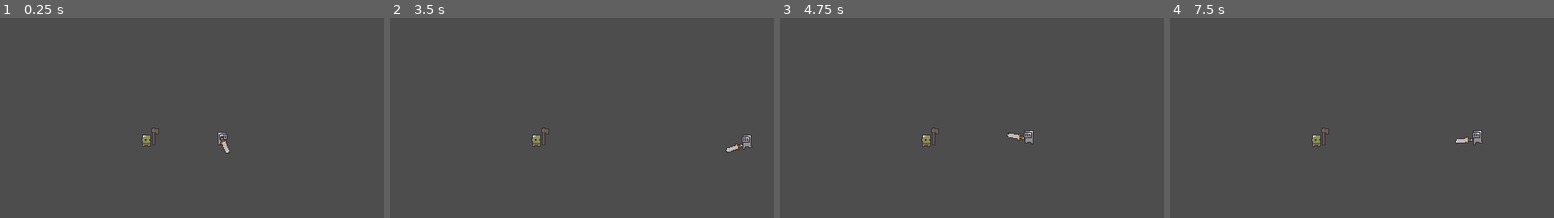
Above: before the commit, frames 1-4 (left to right).
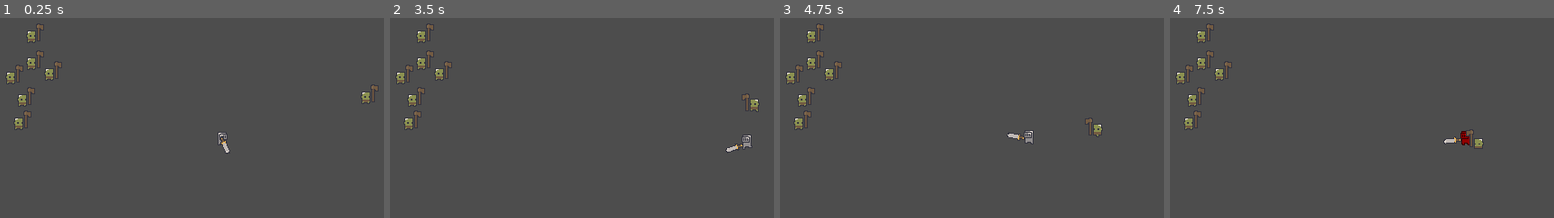
Above: after the commit, the same moments.

Repository: bbenefield89/realm-runners
Game: Godot game, scene res://Scenes/MainScene.tscn
Same seed, same stepped clock (60 frames per second), same inputs: the game is played once before the commit and once after it.
Inputs (mouse positions are in pixels of both pictures, inside the frame that each line leads up to):
- Up to frame 1 (0.25 s): no input
- Up to frame 2 (3.5 s): move the mouse to (716, 132) at 0.52 s; hold D (walk_right) 0.53-1.28 s; click (716, 132) at 0.6 s; move the mouse to (524, 158) at 1.27 s; hold S (walk_down) 1.28-2.03 s; right-click (524, 158) at 1.35 s; move the mouse to (662, 88) at 2.02 s; hold D (walk_right) 2.03-2.78 s; click (662, 88) at 2.1 s; move the mouse to (593, 198) at 2.77 s; hold W (walk_up) from 2.78 s (still down); right-click (593, 198) at 2.85 s
- Up to frame 3 (4.75 s): move the mouse to (1144, 184) at 3.52 s; release W (walk_up) at 3.53 s; hold A (walk_left) from 3.53 s (still down); click (1144, 184) at 3.6 s; move the mouse to (868, 106) at 4.27 s; right-click (868, 106) at 4.35 s
- Up to frame 4 (7.5 s): move the mouse to (1419, 146) at 5.02 s; release A (walk_left) at 5.03 s; hold S (walk_down) 5.03-5.78 s; click (1419, 146) at 5.1 s; move the mouse to (1327, 80) at 5.77 s; hold D (walk_right) 5.78-6.53 s; right-click (1327, 80) at 5.85 s; move the mouse to (1496, 132) at 6.52 s; hold W (walk_up) 6.53-7.28 s; click (1496, 132) at 6.6 s; move the mouse to (1304, 158) at 7.27 s; hold D (walk_right) from 7.28 s (still down); right-click (1304, 158) at 7.35 s

The runs differ from the first frame. In frame 1, 1.1% of the frame differs, in the area x 1-99%, y 3-65%; in frame 2, 1.1%; in frame 3, 1.1%; in frame 4, 1.3%, in the area x 1-82%, y 3-66%.

Commit message:
Player now dies and shows GAME OVER screen on death

Diff:
--- a/Prefabs/Creatures/PlayerScene.tscn
+++ b/Prefabs/Creatures/PlayerScene.tscn
@@ -77,7 +77,7 @@
 "duration": 1.0,
 "texture": SubResource("AtlasTexture_hhair")
 }],
-"loop": true,
+"loop": false,
 "name": &"death",
 "speed": 5.0
 }, {
--- a/Scenes/MainScene.tscn
+++ b/Scenes/MainScene.tscn
@@ -7,7 +7,24 @@
 
 [node name="Player" parent="." instance=ExtResource("1_mop1v")]
 position = Vector2(253, 132)
-max_damage_flash_time = 0.0
 
 [node name="Goblin_0" parent="." instance=ExtResource("2_81uar")]
-position = Vector2(169, 134)
+position = Vector2(413, 86)
+
+[node name="Goblin_1" parent="." instance=ExtResource("2_81uar")]
+position = Vector2(41, 18)
+
+[node name="Goblin_2" parent="." instance=ExtResource("2_81uar")]
+position = Vector2(41, 48)
+
+[node name="Goblin_3" parent="." instance=ExtResource("2_81uar")]
+position = Vector2(31, 89)
+
+[node name="Goblin_4" parent="." instance=ExtResource("2_81uar")]
+position = Vector2(27, 115)
+
+[node name="Goblin_5" parent="." instance=ExtResource("2_81uar")]
+position = Vector2(18, 64)
+
+[node name="Goblin_6" parent="." instance=ExtResource("2_81uar")]
+position = Vector2(61, 60)
--- a/Scripts/Creatures/CreatureController.gd
+++ b/Scripts/Creatures/CreatureController.gd
@@ -38,7 +38,6 @@
 func handle_dead_life_state():
 	BodySprite.play("death")
 	await BodySprite.animation_finished
-	queue_free()
 
 
 func connect_signals():
@@ -51,7 +50,3 @@
 
 func _on_creature_died():
 	transition_to_life_state(LifeStates.DEAD)
-
-
-func take_damage(_damage: int):
-	assert(false, "Must implement take_damage func")
--- a/Scripts/Creatures/Enemies/EnemyController.gd
+++ b/Scripts/Creatures/Enemies/EnemyController.gd
@@ -103,6 +103,11 @@
 		Equipment.Weapon.curr_attack_state = WeaponController.AttackStates.CHARGE_UP
 
 
+func handle_dead_life_state():
+	await super.handle_dead_life_state()
+	queue_free()
+
+
 func _on_AggroArea_body_entered(body: Node2D) -> void:
 	if body is PlayerController:
 		Player = body
--- a/Scripts/Creatures/PlayerController.gd
+++ b/Scripts/Creatures/PlayerController.gd
@@ -47,16 +47,17 @@
 
 
 func handle_movement():
-	var input := Input.get_vector("walk_left", "walk_right", "walk_up", "walk_down")
-	velocity = input * movement_speed
+	if not curr_life_state == LifeStates.DEAD:
+		var input := Input.get_vector("walk_left", "walk_right", "walk_up", "walk_down")
+		velocity = input * movement_speed
 
-	if not curr_movement_state == MovementStates.DAMAGED:
-		if velocity != Vector2.ZERO:
-			transition_to_movement_state(MovementStates.MOVING)
-		else:
-			transition_to_movement_state(MovementStates.IDLE)
+		if not curr_movement_state == MovementStates.DAMAGED:
+			if velocity != Vector2.ZERO:
+				transition_to_movement_state(MovementStates.MOVING)
+			else:
+				transition_to_movement_state(MovementStates.IDLE)
 
-	move_and_slide()
+		move_and_slide()
 
 
 func handle_WeaponSprite_movement():
@@ -146,12 +147,16 @@
 	transition_to_attacking_state(AttackingStates.IDLE)
 
 
+func handle_dead_life_state():
+	await super.handle_dead_life_state()
+	get_tree().change_scene_to_file("res://Scenes/GameOverScene.tscn")
+
 
 func take_damage(damage: int):
 	if can_take_damage:
 		can_take_damage = false
+		BodySprite.modulate = Color.RED
 		stats.apply_damage(damage)
-		BodySprite.modulate = Color.RED
 		DamageFlashTimer.start()
 		DamageTimeoutTimer.start()
 
--- a/Scripts/Stats/StatsResource.gd
+++ b/Scripts/Stats/StatsResource.gd
@@ -12,7 +12,6 @@
 
 
 func apply_damage(damage: int):
-	print("%s has taken %d damage" % [owner.name, damage])
 	curr_health -= damage
 
 	if curr_health <= 0:
